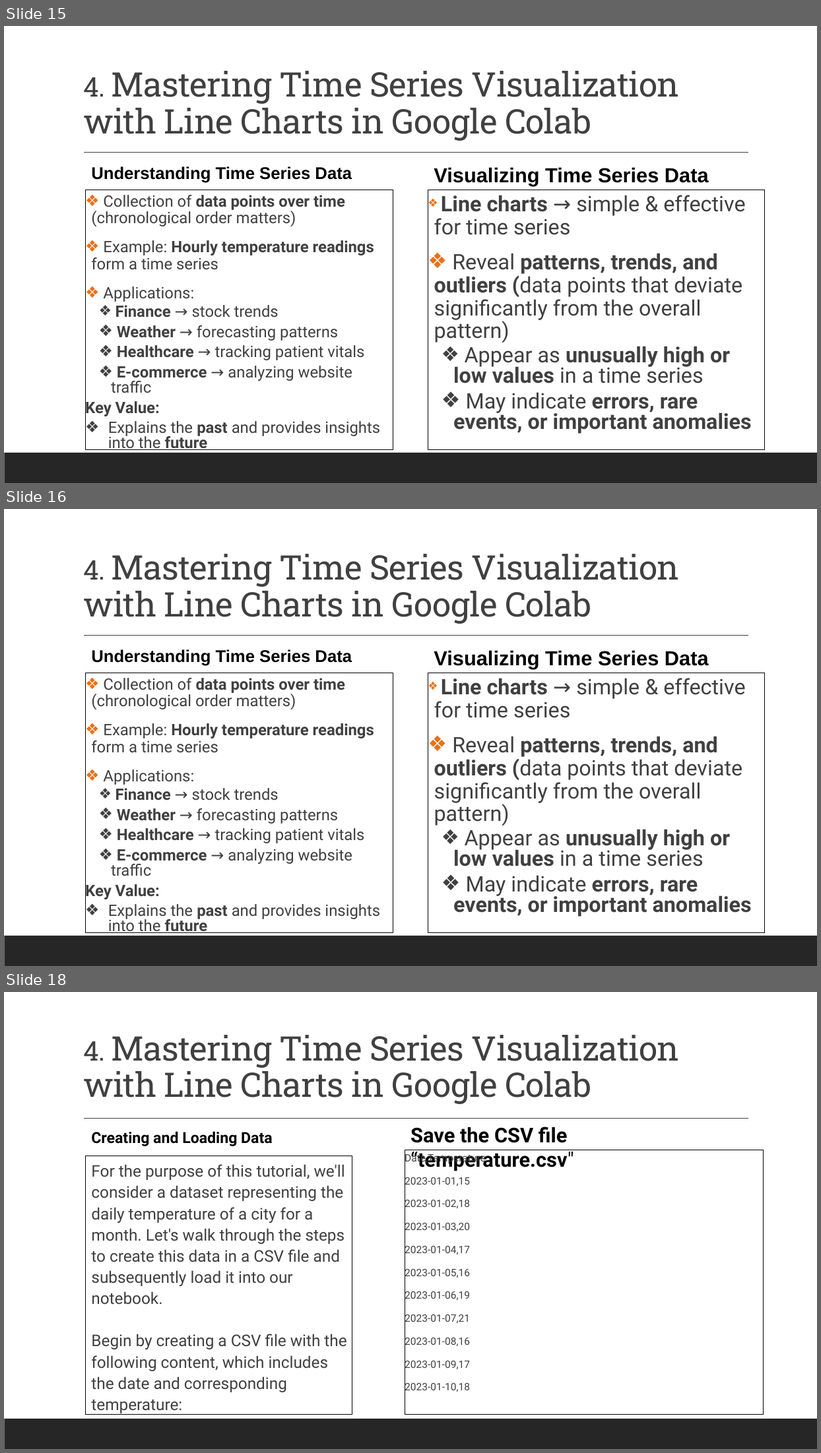
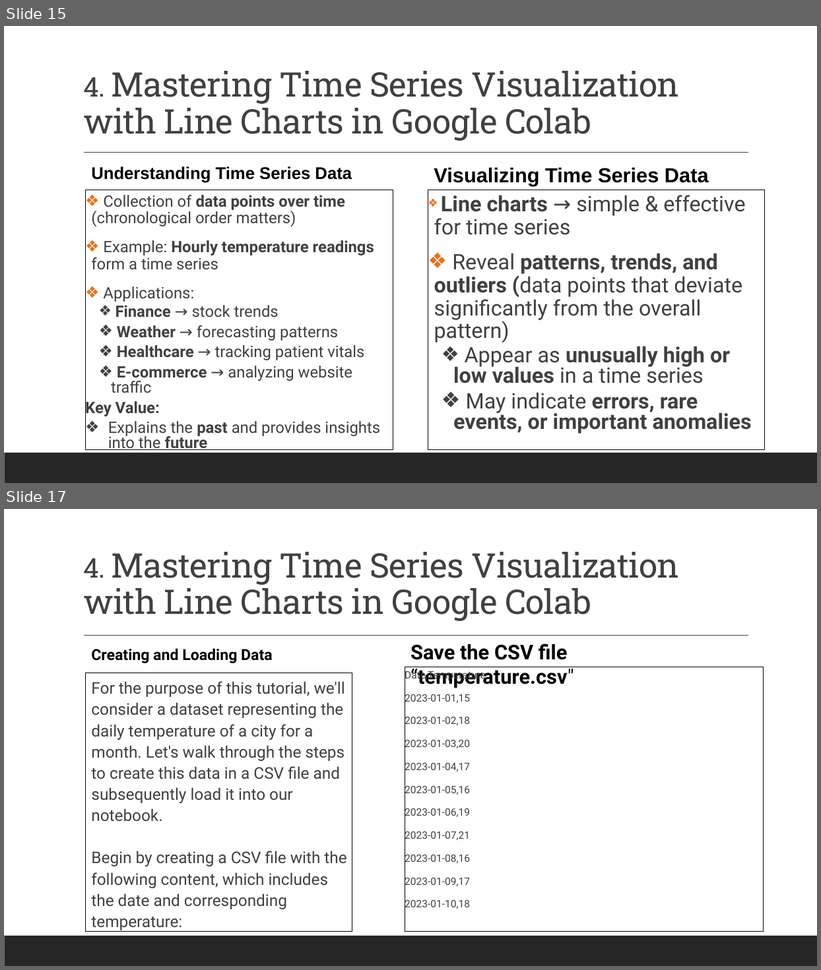
Before and after one commit to MikkoDT/MexEE402_AI, a slide deck: Lectures/II_Data_Visualization_with_Python.pptx. Shown one above the other, each under a label of ours: slides 15, 16 and 18 before the commit, slides 15 and 17 after it; the slides between them are not shown. The pictures are 821x1453 and 821x970 pixels, drawn with LibreOffice and Linux fonts; fonts in the diff are those of the drawing. Boxes give left, top, right and bottom in pixels: in the first picture for what was removed or moved away, otherwise in the second. Text is boxed around its words. In the diff, an @@ line names an element or a change of style, - is before the commit and + after.

```diff
--- a/Lectures/II_Data_Visualization_with_Python.pptx
+++ b/Lectures/II_Data_Visualization_with_Python.pptx
@@ slide 16 removed at (4,509,817,966), background #FFFFFF; not listed: 2 template elements that a slide beside it also shows @@
@@ title removed at (83,554,679,624) @@
-4. Mastering Time Series Visualization with Line Charts in Google Colab
@@ text removed at (91,650,352,666) @@
-Understanding Time Series Data
@@ text removed at (434,650,709,669) @@
-Visualizing Time Series Data
@@ text removed at (85,673,393,933) @@
-❖ Collection of data points over time (chronological order matters)
-❖ Example: Hourly temperature readings form a time series
-❖ Applications:
-  ❖ Finance → stock trends
-  ❖ Weather → forecasting patterns
-  ❖ Healthcare → tracking patient vitals
-  ❖ E-commerce → analyzing website traffic
-  Key Value:
-  ❖ Explains the past and provides insights into the future
@@ rectangle removed at (428,673,765,933) @@
-❖ Line charts → simple & effective for time series
-❖ Reveal patterns, trends, and outliers (data points that deviate significantly from the overall pattern)
-  ❖ Appear as unusually high or low values in a time series
-  ❖ May indicate errors, rare events, or important anomalies
@@ what was slide 18 is now slide 17 @@
```
Also in this commit, not shown: 5 slides changed, 1 other file.
